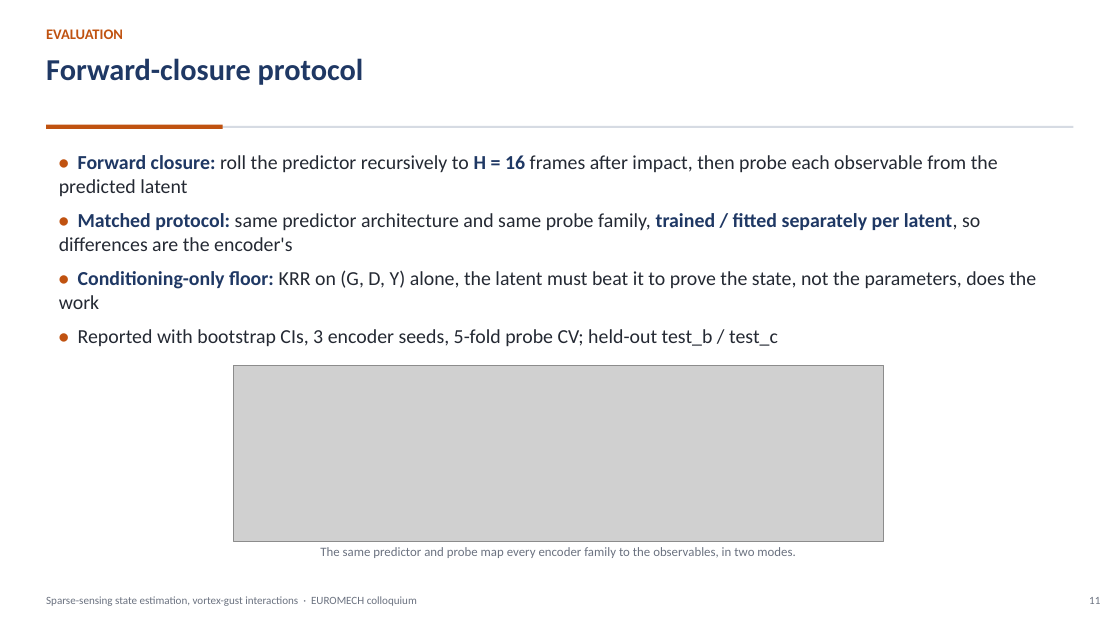
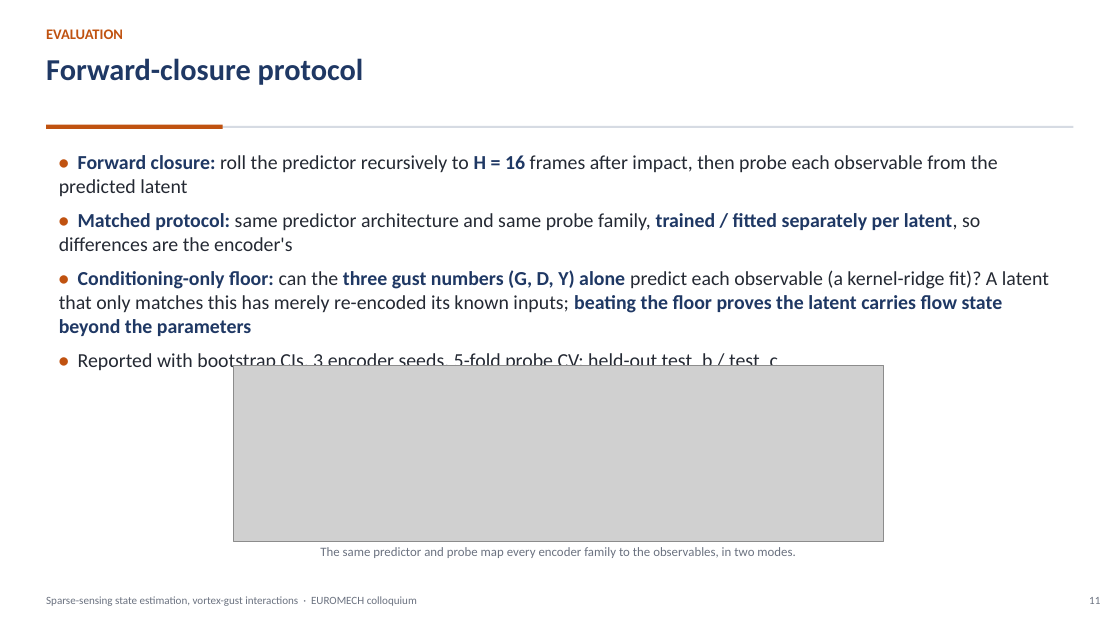
Before and after one commit to sanmi90/GUST-JEPA, a slide deck: slide 11 of paper/talk/euromech_gust_jepa.pptx. Drawn at 1120x630 pixels with LibreOffice and Linux fonts; fonts in the diff are those of the drawing; grey boxes stand for pictures. Boxes give left, top, right and bottom in pixels: in the first picture for what was removed or moved away, otherwise in the second. Text is boxed around its words. In the diff, an @@ line names an element or a change of style, - is before the commit and + after.

```diff
--- a/paper/talk/euromech_gust_jepa.pptx
+++ b/paper/talk/euromech_gust_jepa.pptx
@@ text at [59,270,1049,336]: text changed; text colour #242933 to #1F3864; bold on @@
-• Conditioning-only floor: KRR on (G, D, Y) alone, the latent must beat it to prove the state, not the parameters, does the work
+• Conditioning-only floor: can the three gust numbers (G, D, Y) alone predict each observable (a kernel-ridge fit)? A latent that only matches this has merely re-encoded its known inputs; beating the floor proves the latent carries flow state beyond the parameters
```
Also in this commit, not shown: 17 other slides changed, 1 slide added, 1 slide removed, 7 other files.
